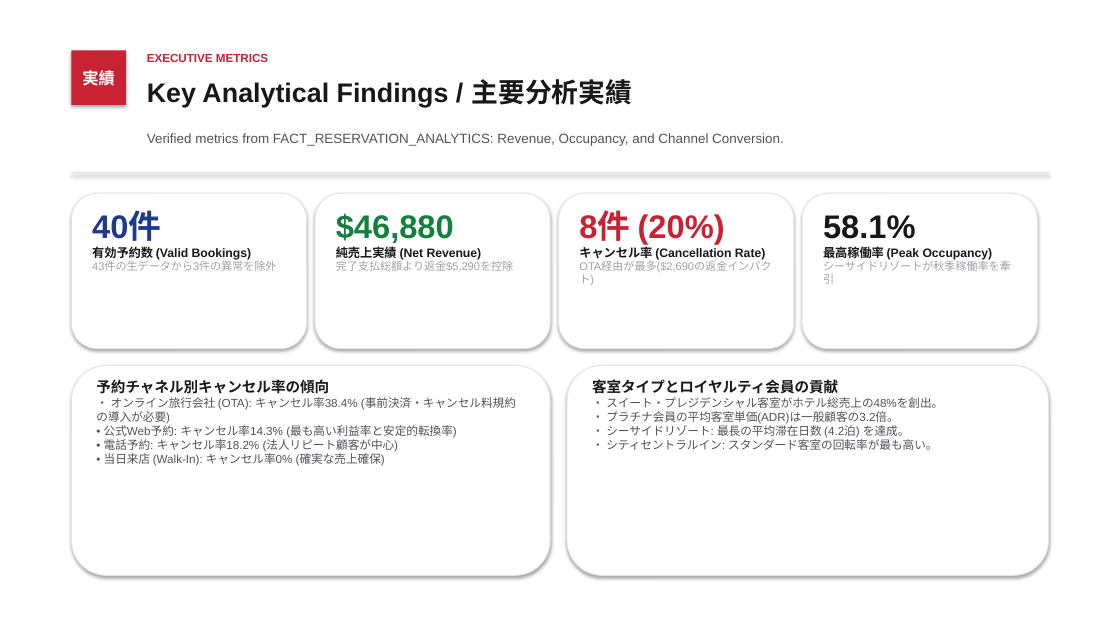
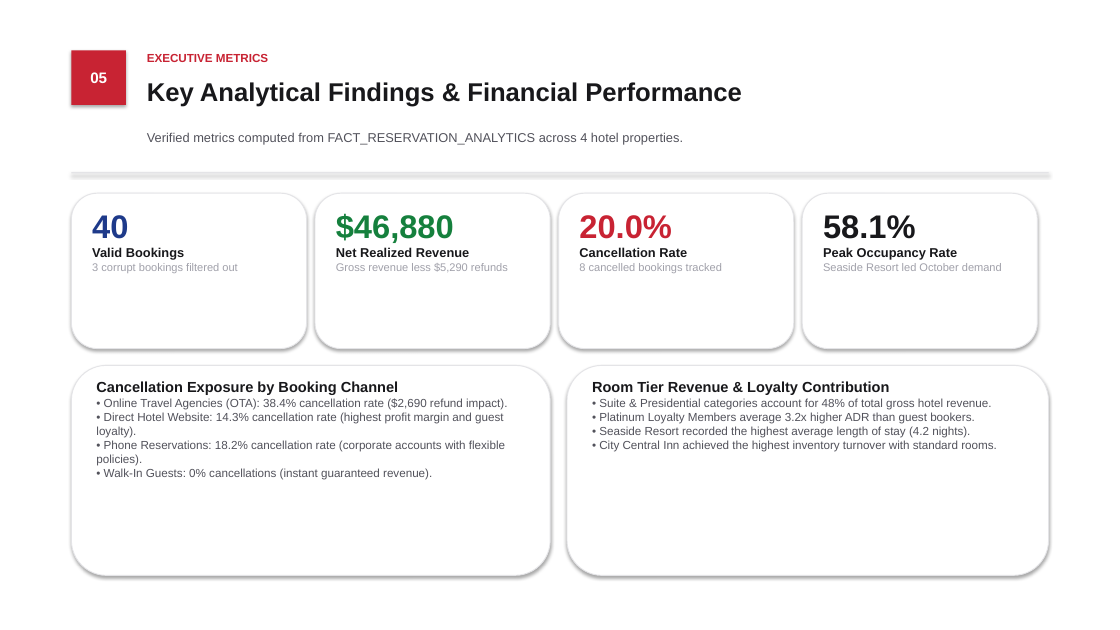
Before and after one commit to ashlesh0805/snowflake-hotel-reservation-analytics, a slide deck: slide 5 of Hotel_Reservation_Analytics_Japanese_Style.pptx. Drawn at 1120x630 pixels with LibreOffice and Linux fonts; fonts in the diff are those of the drawing. Boxes give left, top, right and bottom in pixels: in the first picture for what was removed or moved away, otherwise in the second. Text is boxed around its words. In the diff, an @@ line names an element or a change of style, - is before the commit and + after.

```diff
--- a/Hotel_Reservation_Analytics_Japanese_Style.pptx
+++ b/Hotel_Reservation_Analytics_Japanese_Style.pptx
@@ text in rectangle at (90, 72, 107, 83): text changed; size 14 to 13 pt @@
-実績
+05
@@ text at (147, 82, 742, 107): text changed; size 23 to 22 pt @@
-Key Analytical Findings / 主要分析実績
+Key Analytical Findings & Financial Performance
@@ text at (147, 132, 683, 145): text changed; size 11.5 to 11 pt @@
-Verified metrics from FACT_RESERVATION_ANALYTICS: Revenue, Occupancy, and Channel Conversion.
+Verified metrics computed from FACT_RESERVATION_ANALYTICS across 4 hotel properties.
@@ text at (92, 215, 237, 273): text changed; size 10.5 to 9.5 pt; text colour #18181B to #A1A1AA; bold off @@
-40件
-有効予約数 (Valid Bookings)
-43件の生データから3件の異常を除外
+40
+Valid Bookings
+3 corrupt bookings filtered out
@@ text at (579, 215, 722, 273): text changed; size 10.5 to 9.5 pt; text colour #18181B to #A1A1AA; bold off @@
-8件 (20%)
-キャンセル率 (Cancellation Rate)
-OTA経由が最多($2,690の返金インパクト)
+20.0%
+Cancellation Rate
+8 cancelled bookings tracked
@@ text at (336, 247, 508, 271): text changed @@
-純売上実績 (Net Revenue)
-完了支払総額より返金$5,290を控除
+Net Realized Revenue
+Gross revenue less $5,290 refunds
@@ text at (823, 247, 1002, 271): text changed; size 10.5 to 9.5 pt; text colour #18181B to #A1A1AA; bold off @@
-最高稼働率 (Peak Occupancy)
-シーサイドリゾートが秋季稼働率を牽引
+Peak Occupancy Rate
+Seaside Resort led October demand
@@ text at (96, 381, 507, 480): text changed @@
-予約チャネル別キャンセル率の傾向
-• オンライン旅行会社 (OTA): キャンセル率38.4% (事前決済・キャンセル料規約の導入が必要)
-• 公式Web予約: キャンセル率14.3% (最も高い利益率と安定的転換率)
-• 電話予約: キャンセル率18.2% (法人リピート顧客が中心)
-• 当日来店 (Walk-In): キャンセル率0% (確実な売上確保)
+Cancellation Exposure by Booking Channel
+• Online Travel Agencies (OTA): 38.4% cancellation rate ($2,690 refund impact).
+• Direct Hotel Website: 14.3% cancellation rate (highest profit margin and guest loyalty).
+• Phone Reservations: 18.2% cancellation rate (corporate accounts with flexible policies).
+• Walk-In Guests: 0% cancellations (instant guaranteed revenue).
@@ text at (592, 381, 997, 452): text changed @@
-客室タイプとロイヤルティ会員の貢献
-• スイート・プレジデンシャル客室がホテル総売上の48%を創出。
-• プラチナ会員の平均客室単価(ADR)は一般顧客の3.2倍。
-• シーサイドリゾート: 最長の平均滞在日数 (4.2泊) を達成。
-• シティセントラルイン: スタンダード客室の回転率が最も高い。
+Room Tier Revenue & Loyalty Contribution
+• Suite & Presidential categories account for 48% of total gross hotel revenue.
+• Platinum Loyalty Members average 3.2x higher ADR than guest bookers.
+• Seaside Resort recorded the highest average length of stay (4.2 nights).
+• City Central Inn achieved the highest inventory turnover with standard rooms.
```
Also in this commit, not shown: 6 other slides changed, 2 other files.
